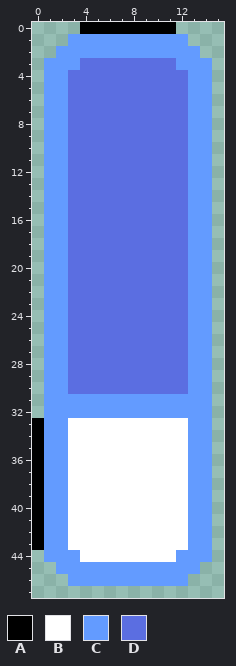
Pixel-art file, stored at raw/ui-ase/window.9.aseprite. Above is the file before it was changed.
16x48 pixels, 1 frame.
Palette (. is transparent): A #000000  B #ffffff  C #639bff  D #5b6ee1
Pixels before, first column x 0:
 0 ....AAAAAAAA...
 1 ...CCCCCCCCCC..
 2 ..CCCCCCCCCCCC.
 3 .CCCDDDDDDDDCCC
 4 .CCDDDDDDDDDDCC
 5 .CCDDDDDDDDDDCC
 6 .CCDDDDDDDDDDCC
 7 .CCDDDDDDDDDDCC
 8 .CCDDDDDDDDDDCC
 9 .CCDDDDDDDDDDCC
10 .CCDDDDDDDDDDCC
11 .CCDDDDDDDDDDCC
12 .CCDDDDDDDDDDCC
13 .CCDDDDDDDDDDCC
14 .CCDDDDDDDDDDCC
15 .CCDDDDDDDDDDCC
16 .CCDDDDDDDDDDCC
17 .CCDDDDDDDDDDCC
18 .CCDDDDDDDDDDCC
19 .CCDDDDDDDDDDCC
20 .CCDDDDDDDDDDCC
21 .CCDDDDDDDDDDCC
22 .CCDDDDDDDDDDCC
23 .CCDDDDDDDDDDCC
24 .CCDDDDDDDDDDCC
25 .CCDDDDDDDDDDCC
26 .CCDDDDDDDDDDCC
27 .CCDDDDDDDDDDCC
28 .CCDDDDDDDDDDCC
29 .CCDDDDDDDDDDCC
30 .CCDDDDDDDDDDCC
31 .CCCCCCCCCCCCCC
32 .CCCCCCCCCCCCCC
33 ACCBBBBBBBBBBCC
34 ACCBBBBBBBBBBCC
35 ACCBBBBBBBBBBCC
36 ACCBBBBBBBBBBCC
37 ACCBBBBBBBBBBCC
38 ACCBBBBBBBBBBCC
39 ACCBBBBBBBBBBCC
40 ACCBBBBBBBBBBCC
41 ACCBBBBBBBBBBCC
42 ACCBBBBBBBBBBCC
43 ACCBBBBBBBBBBCC
44 .CCCBBBBBBBBCCC
45 ..CCCCCCCCCCCC.
46 ...CCCCCCCCCC..
Now the later version:
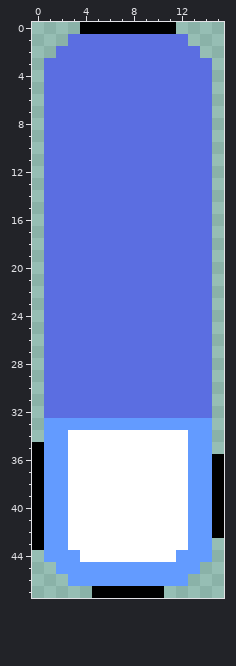
The commit says: improve window graphics, correct window title padding
Difference:
{"y":1,"x":3,"old":"CCCCCCCCCC","new":"DDDDDDDDDD"}
{"y":2,"x":2,"old":"CCCCCCCCCCCC","new":"DDDDDDDDDDDD"}
{"y":3,"x":1,"old":"CCC","new":"DDD"}
{"y":3,"x":12,"old":"CCC","new":"DDD"}
{"y":4,"x":1,"old":"CC","new":"DD"}
{"y":4,"x":13,"old":"CC","new":"DD"}
{"y":5,"x":1,"old":"CC","new":"DD"}
{"y":5,"x":13,"old":"CC","new":"DD"}
{"y":6,"x":1,"old":"CC","new":"DD"}
{"y":6,"x":13,"old":"CC","new":"DD"}
{"y":7,"x":1,"old":"CC","new":"DD"}
{"y":7,"x":13,"old":"CC","new":"DD"}
{"y":8,"x":1,"old":"CC","new":"DD"}
{"y":8,"x":13,"old":"CC","new":"DD"}
{"y":9,"x":1,"old":"CC","new":"DD"}
{"y":9,"x":13,"old":"CC","new":"DD"}
{"y":10,"x":1,"old":"CC","new":"DD"}
{"y":10,"x":13,"old":"CC","new":"DD"}
{"y":11,"x":1,"old":"CC","new":"DD"}
{"y":11,"x":13,"old":"CC","new":"DD"}
{"y":12,"x":1,"old":"CC","new":"DD"}
{"y":12,"x":13,"old":"CC","new":"DD"}
{"y":13,"x":1,"old":"CC","new":"DD"}
{"y":13,"x":13,"old":"CC","new":"DD"}
{"y":14,"x":1,"old":"CC","new":"DD"}
{"y":14,"x":13,"old":"CC","new":"DD"}
{"y":15,"x":1,"old":"CC","new":"DD"}
{"y":15,"x":13,"old":"CC","new":"DD"}
{"y":16,"x":1,"old":"CC","new":"DD"}
{"y":16,"x":13,"old":"CC","new":"DD"}
{"y":17,"x":1,"old":"CC","new":"DD"}
{"y":17,"x":13,"old":"CC","new":"DD"}
{"y":18,"x":1,"old":"CC","new":"DD"}
{"y":18,"x":13,"old":"CC","new":"DD"}
{"y":19,"x":1,"old":"CC","new":"DD"}
{"y":19,"x":13,"old":"CC","new":"DD"}
{"y":20,"x":1,"old":"CC","new":"DD"}
{"y":20,"x":13,"old":"CC","new":"DD"}
{"y":21,"x":1,"old":"CC","new":"DD"}
{"y":21,"x":13,"old":"CC","new":"DD"}
{"y":22,"x":1,"old":"CC","new":"DD"}
{"y":22,"x":13,"old":"CC","new":"DD"}
{"y":23,"x":1,"old":"CC","new":"DD"}
{"y":23,"x":13,"old":"CC","new":"DD"}
{"y":24,"x":1,"old":"CC","new":"DD"}
{"y":24,"x":13,"old":"CC","new":"DD"}
{"y":25,"x":1,"old":"CC","new":"DD"}
{"y":25,"x":13,"old":"CC","new":"DD"}
{"y":26,"x":1,"old":"CC","new":"DD"}
{"y":26,"x":13,"old":"CC","new":"DD"}
{"y":27,"x":1,"old":"CC","new":"DD"}
{"y":27,"x":13,"old":"CC","new":"DD"}
{"y":28,"x":1,"old":"CC","new":"DD"}
{"y":28,"x":13,"old":"CC","new":"DD"}
{"y":29,"x":1,"old":"CC","new":"DD"}
{"y":29,"x":13,"old":"CC","new":"DD"}
{"y":30,"x":1,"old":"CC","new":"DD"}
{"y":30,"x":13,"old":"CC","new":"DD"}
{"y":31,"x":1,"old":"CCCCCCCCCCCCCC","new":"DDDDDDDDDDDDDD"}
{"y":32,"x":1,"old":"CCCCCCCCCCCCCC","new":"DDDDDDDDDDDDDD"}
{"y":33,"x":0,"old":"A","new":"."}
{"y":33,"x":3,"old":"BBBBBBBBBB","new":"CCCCCCCCCC"}
{"y":34,"x":0,"old":"A","new":"."}
{"y":36,"x":15,"old":".","new":"A"}
{"y":37,"x":15,"old":".","new":"A"}
{"y":38,"x":15,"old":".","new":"A"}
{"y":39,"x":15,"old":".","new":"A"}
{"y":40,"x":15,"old":".","new":"A"}
{"y":41,"x":15,"old":".","new":"A"}
{"y":42,"x":15,"old":".","new":"A"}
{"y":47,"x":5,"old":"......","new":"AAAAAA"}
{"label":"changed","picture_box":[32,34,224,538]}
{"label":"added","picture_box":[92,586,164,598]}
